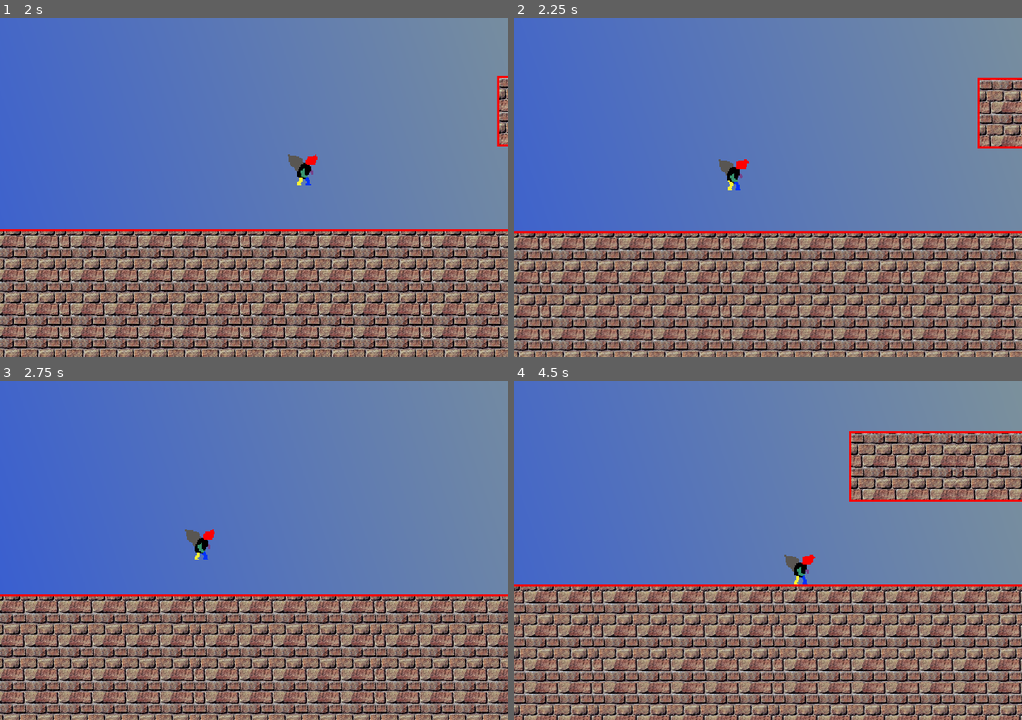
Above: before the commit, frames 1-4 (two rows, left to right).
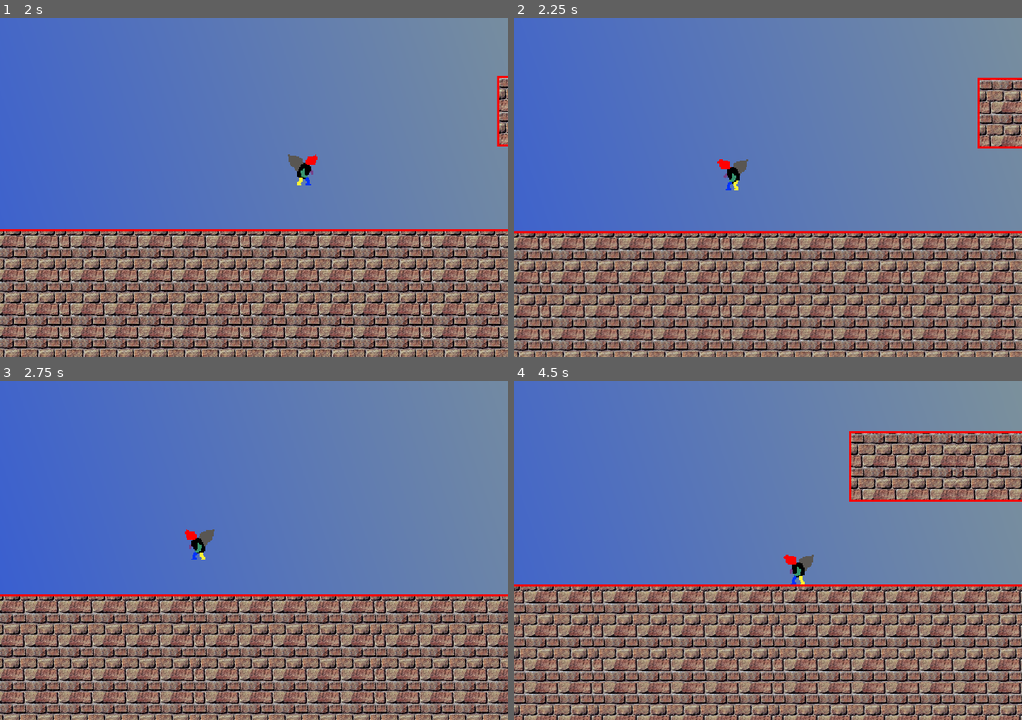
Above: after the commit, the same moments.

Repository: decimatedTomato/GMTK2025
Game: Godot game, scene res://scenes/level.tscn
Two runs of this game, one before a commit and one after it. Both use one fixed random seed, a clock stepped at 60 frames per second and the inputs below. This scene is started directly instead of the project's main scene.
Inputs:
- Up to frame 1 (2 s): tap Enter (ui_accept) at 0.5 s; hold Right (move_right) from 0.53 s (still down); tap Ctrl (dash) at 0.6 s; tap Space (jump) at 0.77, 1.52 s; tap Shift (run) at 1.35 s
- Up to frame 2 (2.25 s): release Right (move_right) at 2.03 s; hold Left (move_left) from 2.03 s (still down); tap Ctrl (dash) at 2.1 s
- Up to frame 3 (2.75 s): keep holding Left (move_left)
- Up to frame 4 (4.5 s): release Left (move_left) at 2.78 s; hold Right (move_right) 2.78-4.28 s; tap Shift (run) at 2.85, 4.35 s; tap Space (jump) at 3.02, 3.77 s; tap Ctrl (dash) at 3.6 s; hold Left (move_left) from 4.28 s (still down)

Frame 1 is identical in both runs. In frame 2, 0.2% of the frame differs, in the area x 40-47%, y 41-51%; in frame 3, 0.3%, in the area x 36-43%, y 43-53%; in frame 4, 0.3%.

Commit message:
Sprite flips when going -x

Diff:
--- a/scripts/playerFullMovement.gd
+++ b/scripts/playerFullMovement.gd
@@ -17,6 +17,8 @@
 var dash_start_pos = 0
 var dash_dir = 0
 var dash_timer = 0
+
+@onready var animation_sprite = $AnimatedSprite2D
 
 func _physics_process(delta: float) -> void:
 	# Add the gravity.
@@ -41,8 +43,11 @@
 	var direction := Input.get_axis("move_left", "move_right")
 	if direction:
 		velocity.x = move_toward(velocity.x, direction * speed, speed * acceleration)
+		animation_sprite.flip_h = direction < 0
+		#animation_sprite.play("Walk")
 	else:
 		velocity.x = move_toward(velocity.x, 0, walk_speed * deceleration)
+		animation_sprite.play("Idle")
 
 	# Check for dashing
 	if Input.is_action_just_pressed("dash") and direction and not is_dashing and dash_timer <= 0:
